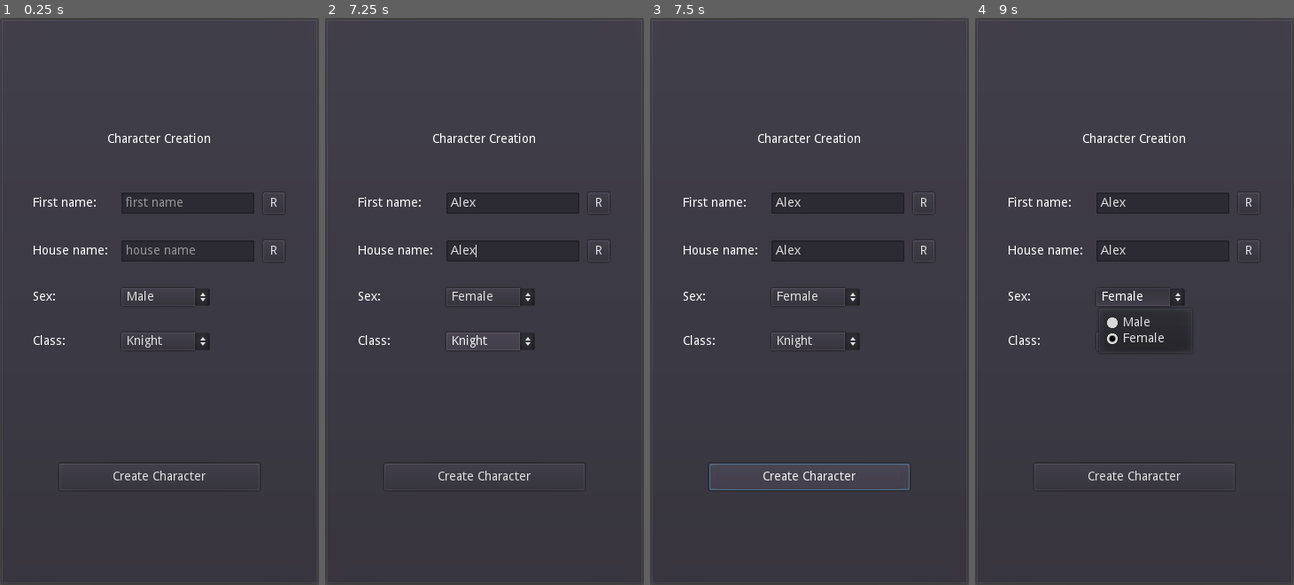
Above: before the commit, frames 1-4 (left to right).
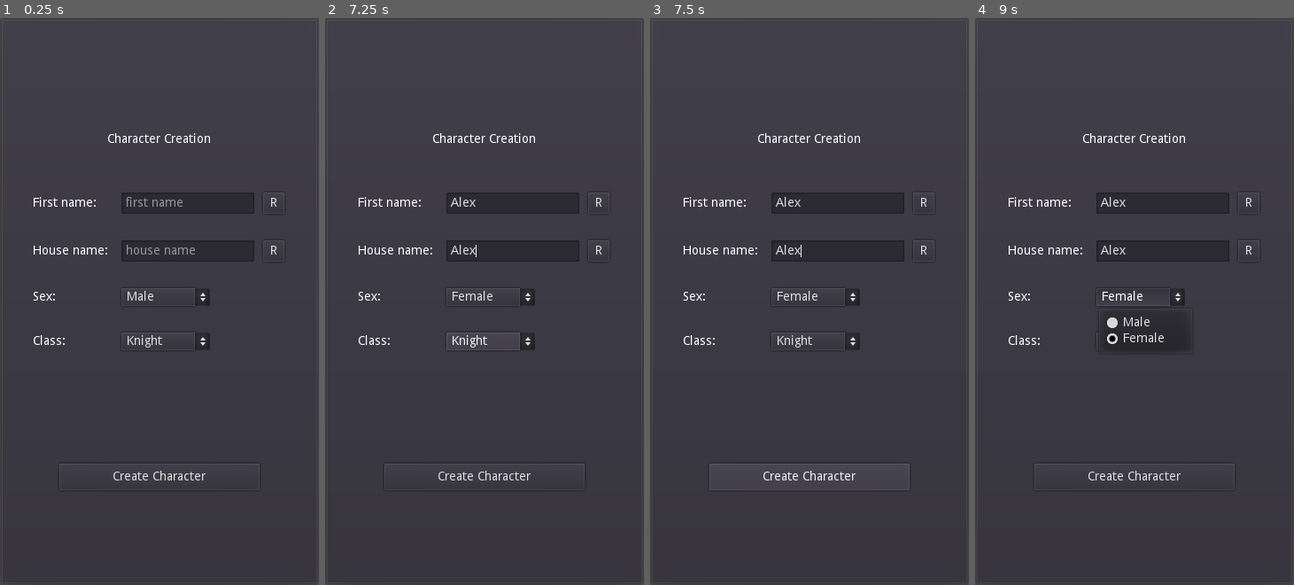
Above: after the commit, the same moments.

Repository: philipuriarte/A-Churchyard-of-Orphans
Game: Godot game, scene res://scenes/creation_screen.tscn
The game is run twice, just before and just after one commit, with the same random seed, the same clock (stepped at 60 frames per second) and the same inputs. This scene is started directly instead of the project's main scene.
Inputs (mouse positions are in pixels of both pictures, inside the frame that each line leads up to):
- Up to frame 1 (0.25 s): no input
- Up to frame 2 (7.25 s): click (513, 205) at 0.52 s; type "Alex" at 0.6 s; click (513, 250) at 0.75 s; type "Alex" at 0.83 s; click "R" at 1.25 s; click "Male" at 2 s; click "Knight" at 2.75 s; click "Female" at 3.5 s; click "Create Character" at 4.25 s; click "R" at 5 s; click "Female" at 5.75 s; click "Knight" at 6.5 s
- Up to frame 3 (7.5 s): click "Create Character" at 7.25 s
- Up to frame 4 (9 s): click "R" at 8 s; click "Female" at 8.75 s

Frames 1-2 are identical in both runs. In frame 3, 0.2% of the frame differs, in the area x 18-82%, y 40-84%; in frame 4, nothing differs.

Commit message:
Set focus on CreateButton to none

Diff:
--- a/scenes/creation_screen.tscn
+++ b/scenes/creation_screen.tscn
@@ -160,4 +160,6 @@
 margin_right = 256.0
 margin_bottom = 30.0
 rect_min_size = Vector2( 0, 30 )
+focus_mode = 0
+enabled_focus_mode = 0
 text = "Create Character"
